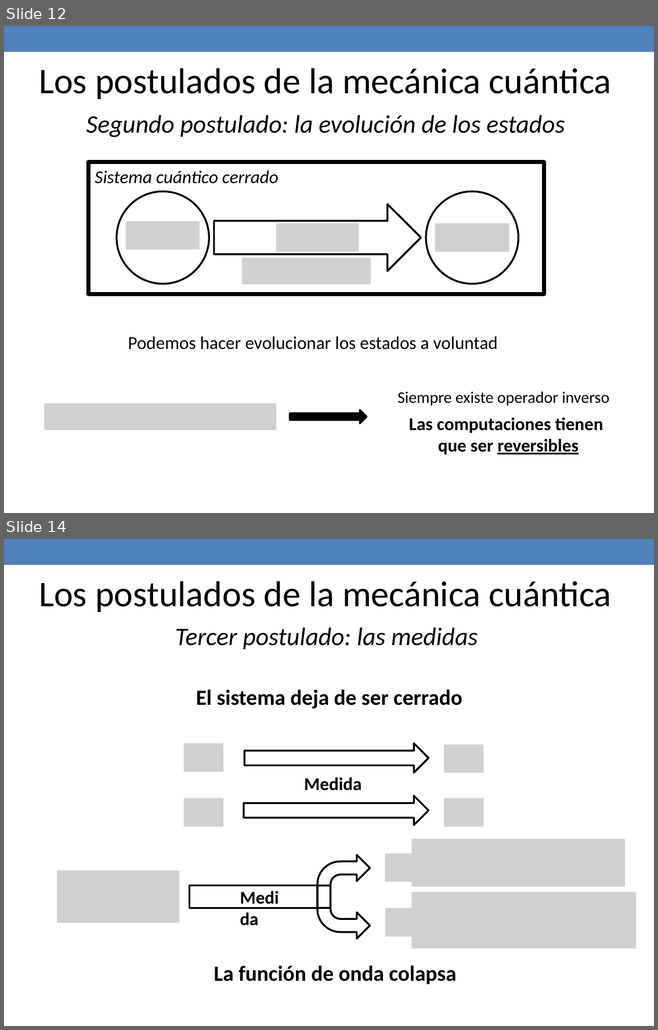
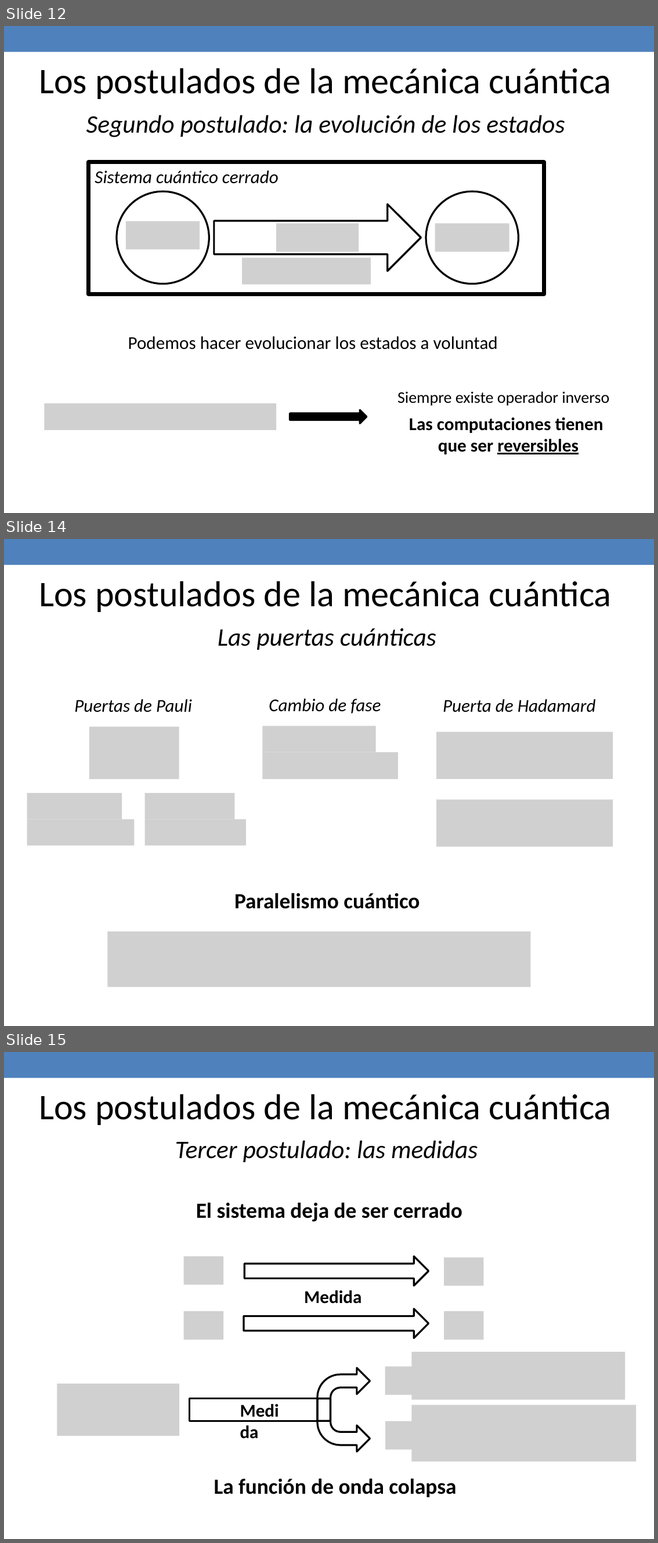
Before and after one commit to jaimecp89/qMIPS101, a slide deck: qMIPS/doc/Presentacion PFC.pptx. Shown one above the other, each under a label of ours: slides 12 and 14 before the commit, slides 12, 14 and 15 after it; the slides between them are not shown. The pictures are 658x1030 and 658x1543 pixels, drawn with LibreOffice and Linux fonts; fonts in the diff are those of the drawing; grey boxes stand for pictures. Boxes give left, top, right and bottom in pixels: in the first picture for what was removed or moved away, otherwise in the second. Text is boxed around its words. In the diff, an @@ line names an element or a change of style, - is before the commit and + after.

```diff
--- a/qMIPS/doc/Presentacion PFC.pptx
+++ b/qMIPS/doc/Presentacion PFC.pptx
@@ slide 14 added at (4,539,654,1026), background #FFFFFF; not listed: 1 template element that a slide beside it also shows @@
@@ text added at (39,581,611,612), 40 pt, text #000000 @@
+Los postulados de la mecánica cuántica
@@ text added at (217,628,436,650), 28 pt, text #000000, italic @@
+Las puertas cuánticas
@@ text added at (74,699,192,712), 20 pt, text #000000, italic @@
+Puertas de Pauli
@@ text added at (268,699,380,714), 20 pt, text #000000, italic @@
+Cambio de fase
@@ text added at (442,699,596,712), 20 pt, text #000000, italic @@
+Puerta de Hadamard
@@ picture added at (89,727,179,752) @@
@@ picture added at (263,726,376,752) @@
@@ picture added at (436,732,612,779) @@
@@ picture added at (89,752,179,779) @@
@@ picture added at (263,752,398,779) @@
@@ picture added at (27,793,122,819) @@
@@ picture added at (145,793,235,819) @@
@@ picture added at (436,799,612,847) @@
@@ picture added at (27,820,134,846) @@
@@ picture added at (145,820,246,846) @@
@@ text added at (234,893,419,909), 24 pt, text #000000, bold @@
+Paralelismo cuántico
@@ picture added at (107,931,530,987) @@
@@ what was slide 14 is now slide 15 @@
```
Also in this commit, not shown: 1 slide changed, 3 other slides added, 1 slide removed, 3 other files.
